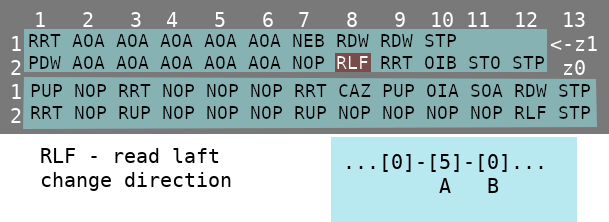
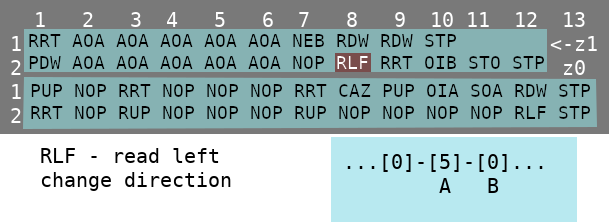
Two versions of the same layered image (609px x 222px). Layer-by-layer changes:
renamed "RLF - read laft ..." to "RLF - read left ...", painted on it over [185, 152, 195, 163]
